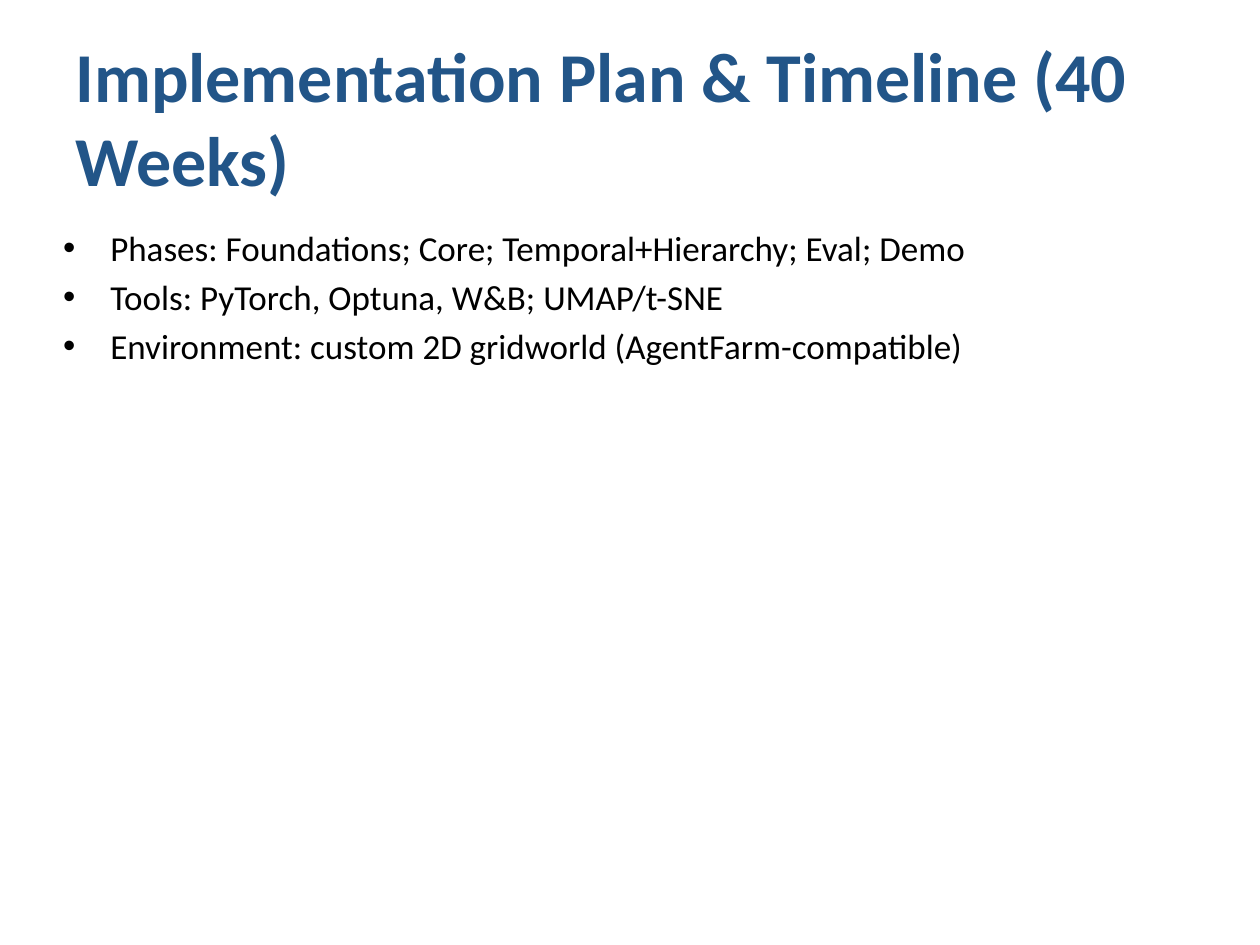
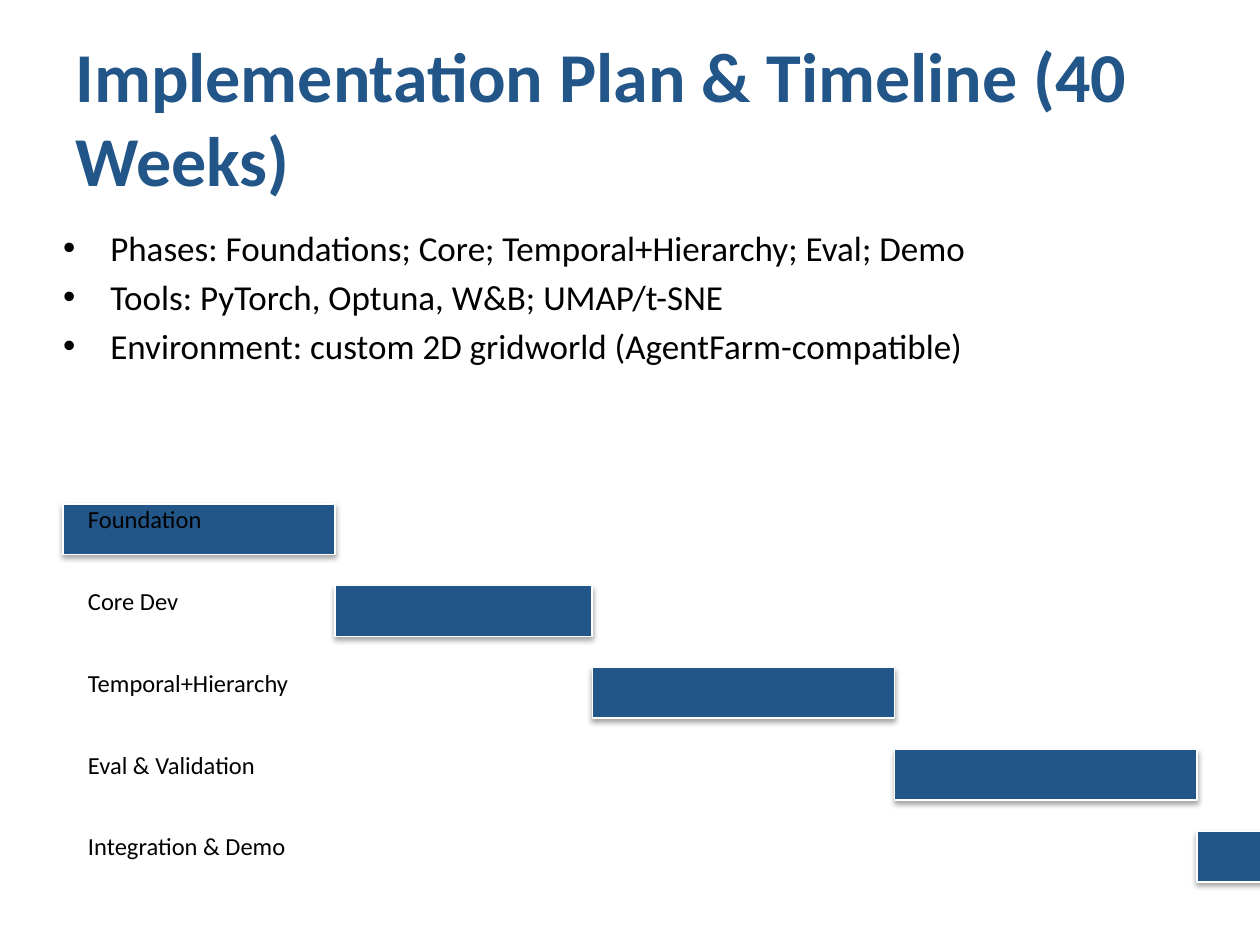
Before and after one commit to csmangum/latent_experience_modeling, a slide deck: slide 10 of CIMC_Proposal_Presentation.pptx. Drawn at 1260x945 pixels with LibreOffice and Linux fonts; fonts in the diff are those of the drawing. Boxes give left, top, right and bottom in pixels: in the first picture for what was removed or moved away, otherwise in the second. Text is boxed around its words. In the diff, an @@ line names an element or a change of style, - is before the commit and + after.

```diff
--- a/CIMC_Proposal_Presentation.pptx
+++ b/CIMC_Proposal_Presentation.pptx
@@ rectangle added at [63, 504, 335, 554], fill #225588, outline #FFFFFF 0.75 pt @@
@@ text added at [88, 511, 201, 528], 14 pt, text #000000 @@
+Foundation
@@ text added at [88, 594, 178, 610], 14 pt, text #000000 @@
+Core Dev
@@ rectangle added at [335, 586, 592, 636], fill #225588, outline #FFFFFF 0.75 pt @@
@@ text added at [88, 675, 288, 696], 14 pt, text #000000 @@
+Temporal+Hierarchy
@@ rectangle added at [592, 668, 895, 718], fill #225588, outline #FFFFFF 0.75 pt @@
@@ text added at [88, 757, 254, 774], 14 pt, text #000000 @@
+Eval & Validation
@@ rectangle added at [895, 750, 1197, 800], fill #225588, outline #FFFFFF 0.75 pt @@
@@ text added at [88, 838, 285, 860], 14 pt, text #000000 @@
+Integration & Demo
@@ rectangle added at [1197, 832, 1260, 882], fill #225588, outline #FFFFFF 0.75 pt @@
```
Also in this commit, not shown: 6 other slides changed, 1 other file.
